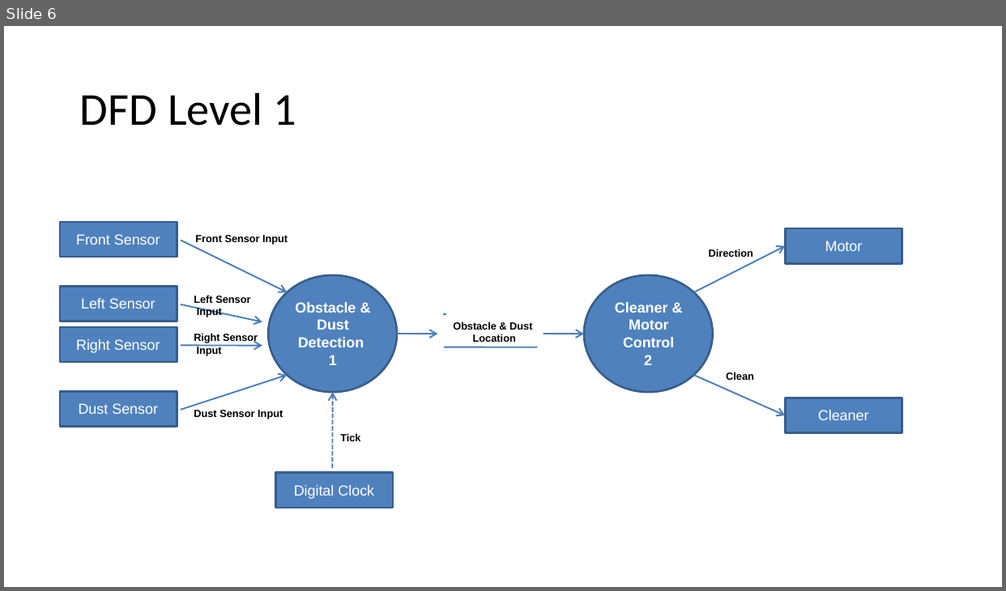
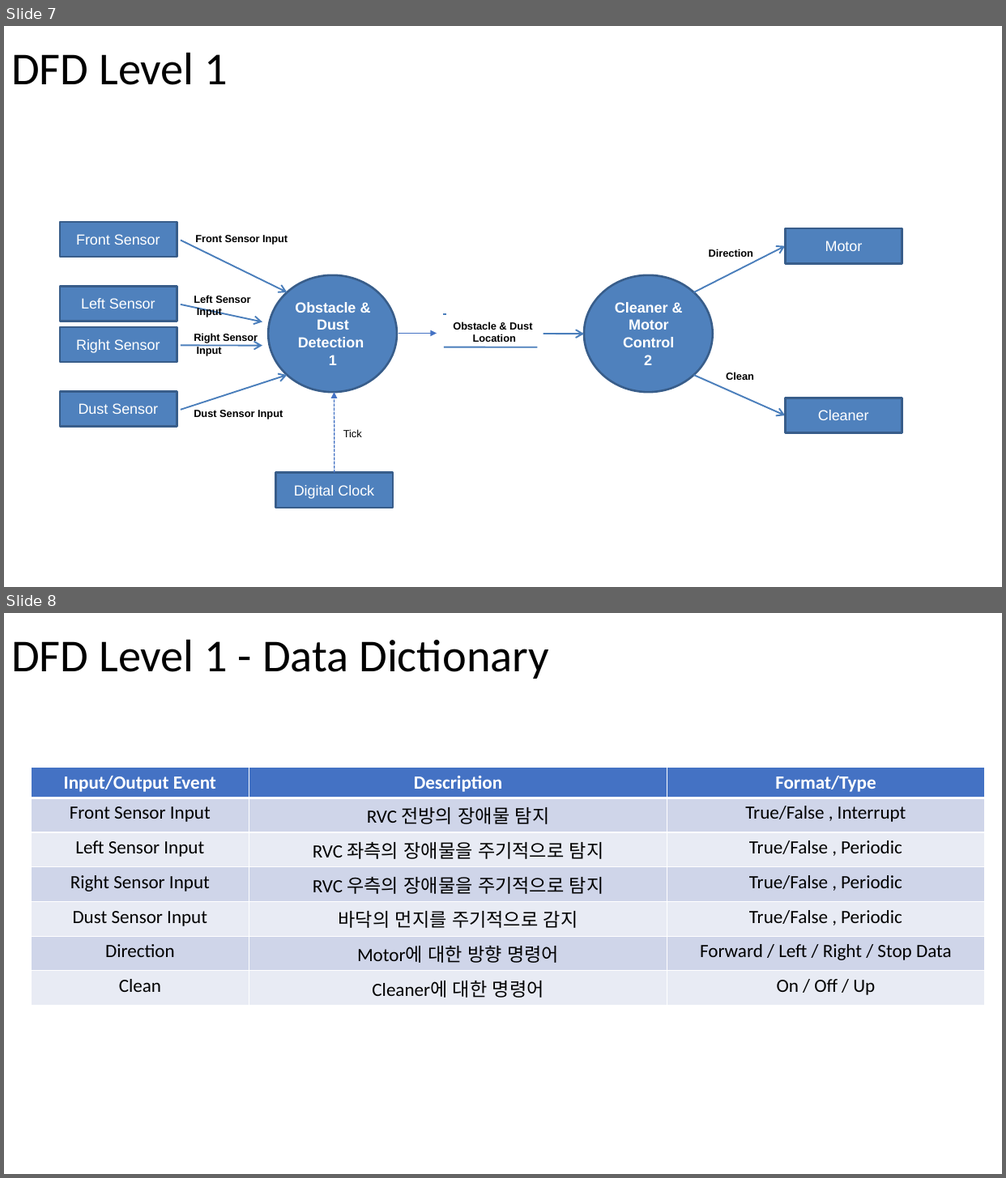
Before and after one commit to azzyjk/2020-2, a slide deck: SoftwareEngineering/SoftwareEngineering_SA.pptx. Shown one above the other, each under a label of ours: slide 6 before the commit, slides 7 and 8 after it. The pictures are 1006x591 and 1006x1178 pixels, drawn with LibreOffice and Linux fonts; fonts in the diff are those of the drawing. Boxes give left, top, right and bottom in pixels: in the first picture for what was removed or moved away, otherwise in the second. Text is boxed around its words. In the diff, an @@ line names an element or a change of style, - is before the commit and + after.

Commit message:
SA : Data Dictionary & Process Specification 초안

```diff
--- a/SoftwareEngineering/SoftwareEngineering_SA.pptx
+++ b/SoftwareEngineering/SoftwareEngineering_SA.pptx
@@ slide 8 added at [4,613,1002,1174], background #FFFFFF @@
@@ title added at [11,639,549,679], 44 pt, text #000000 @@
+DFD Level 1 - Data Dictionary
@@ table added at [31,767,986,1001], 7 rows, 3 columns @@
+Input/Output Event | Description | Format/Type
+Front Sensor Input | RVC 전방의 장애물 탐지 | True/False , Interrupt
+Left Sensor Input | RVC 좌측의 장애물을 주기적으로 탐지 | True/False , Periodic
+Right Sensor Input | RVC 우측의 장애물을 주기적으로 탐지 | True/False , Periodic
+Dust Sensor Input | 바닥의 먼지를 주기적으로 감지 | True/False , Periodic
+Direction | Motor에 대한 방향 명령어 | Forward / Left / Right / Stop Data
+Clean | Cleaner에 대한 명령어 | On / Off / Up
@@ what was slide 6 is now slide 7 @@
@@ slide 7 changed as well @@
@@ title "DFD Level 1": place and size @@
-title "DFD Level 1" at [80,92,296,126]
+title "DFD Level 1" at [11,52,228,85]
@@ freeform shape removed at [328,329,438,468] @@
@@ arrow added from (398, 334) to (437, 334), #4472C4 1 pt @@
@@ arrow added from (334, 473) to (334, 392), #4472C4 1 pt dashed @@
@@ text at [340,433,360,442]: paragraph removed @@
-Tick
@@ text added at [343,429,362,437], 10 pt, text #000000 @@
+Tick
```
Also in this commit, not shown: 5 other slides changed, 4 other slides added.
